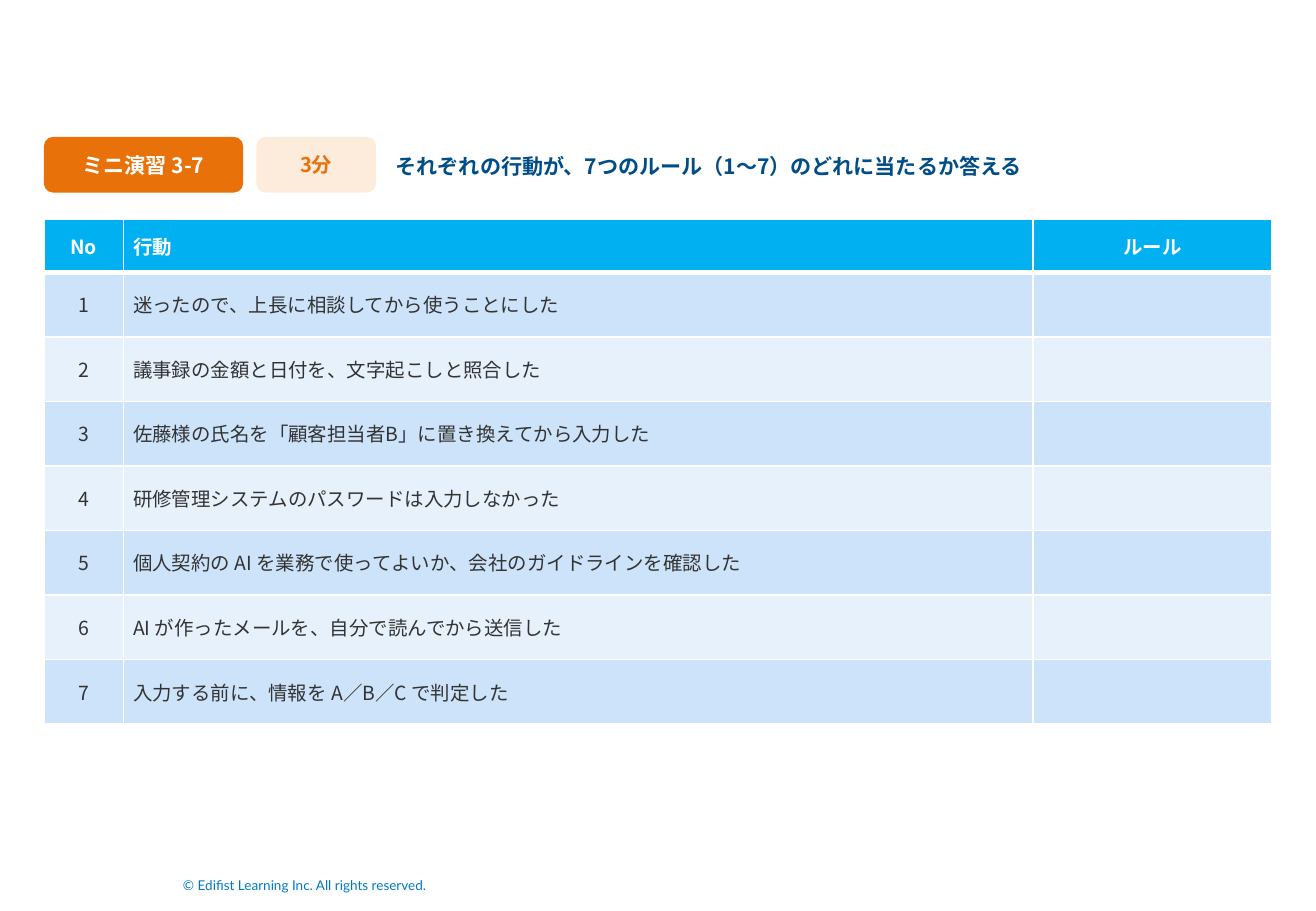
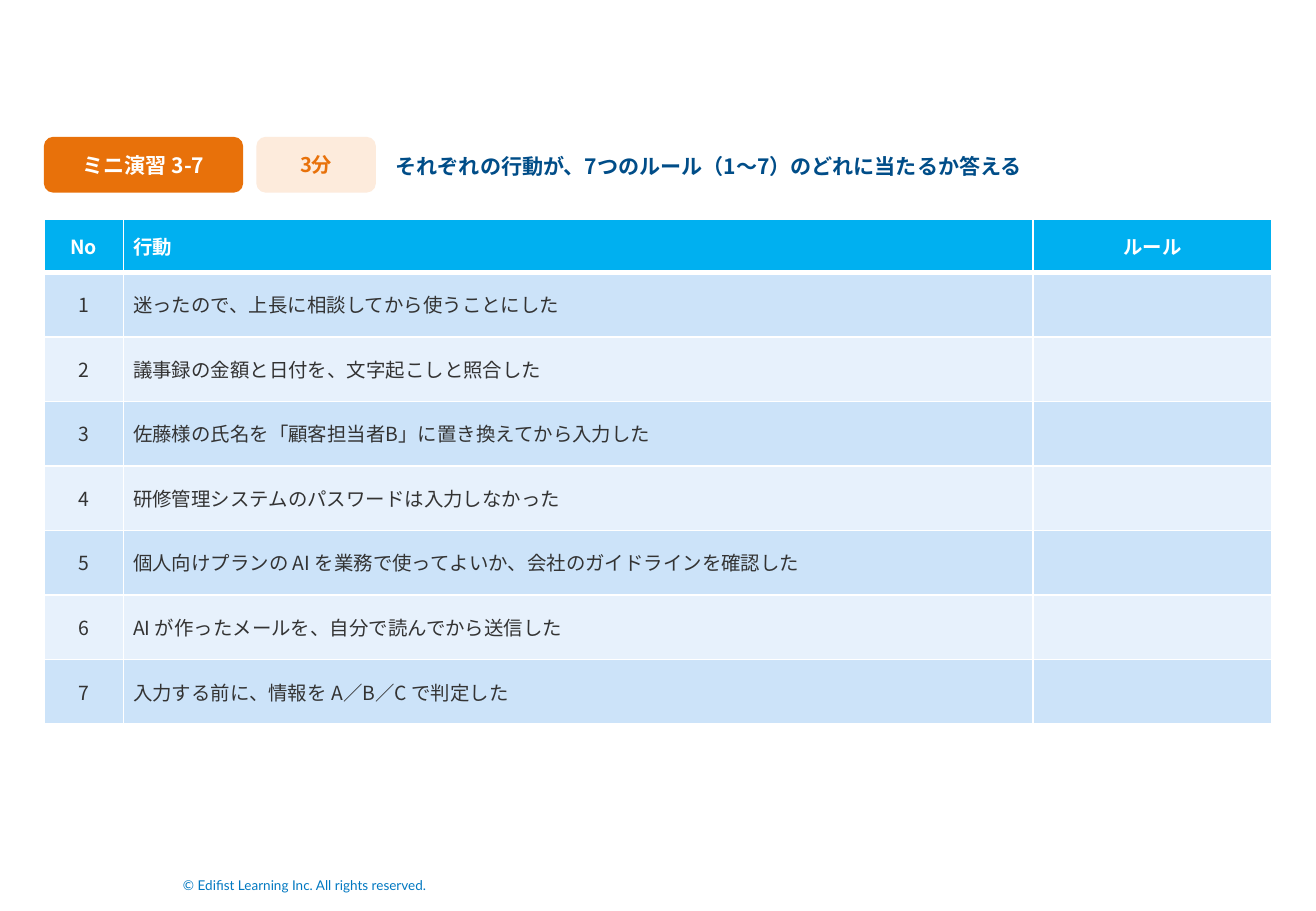
Before and after one commit to Takahashi-eiji-0708/work2026, a slide deck: slide 68 of slides/ソリューション営業のための生成AIセキュア活用実践.pptx. Drawn at 1316x911 pixels with LibreOffice and Linux fonts; fonts in the diff are those of the drawing; background and template pictures are left out. Boxes give left, top, right and bottom in pixels: in the first picture for what was removed or moved away, otherwise in the second. Text is boxed around its words. In the diff, an @@ line names an element or a change of style, - is before the commit and + after.

```diff
--- a/slides/ソリューション営業のための生成AIセキュア活用実践.pptx
+++ b/slides/ソリューション営業のための生成AIセキュア活用実践.pptx
@@ table at <box>44,219,1273,724</box> @@
-row 6, column 2: 個人契約の AI を業務で使ってよいか、会社のガイドラインを確認した
+row 6, column 2: 個人向けプランの AI を業務で使ってよいか、会社のガイドラインを確認した
```
Also in this commit, not shown: 6 other slides changed, 19 other files.
